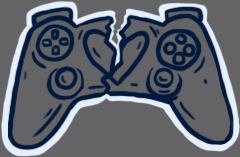
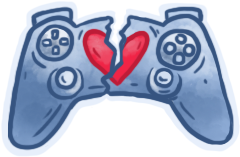
The second 240×157 image is a revision of the first. Changes to its layers:
painted on "no controler" over [left=0, top=0, right=240, bottom=157]
removed layer "no controler white" over [left=0, top=0, right=240, bottom=157]
removed layer "Background" over [left=0, top=0, right=240, bottom=157]
